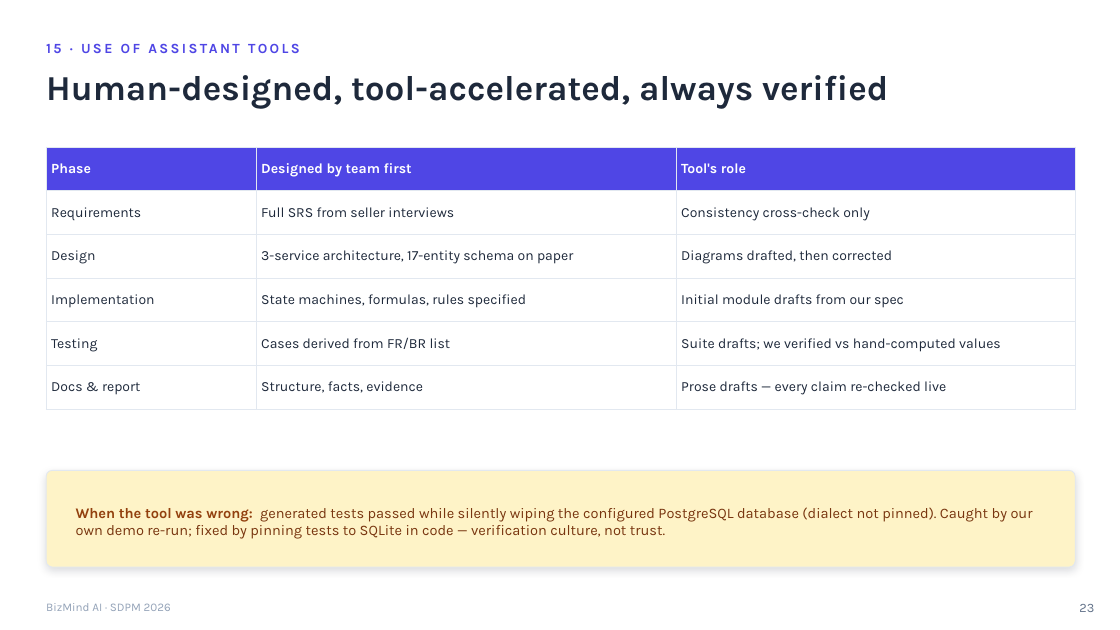
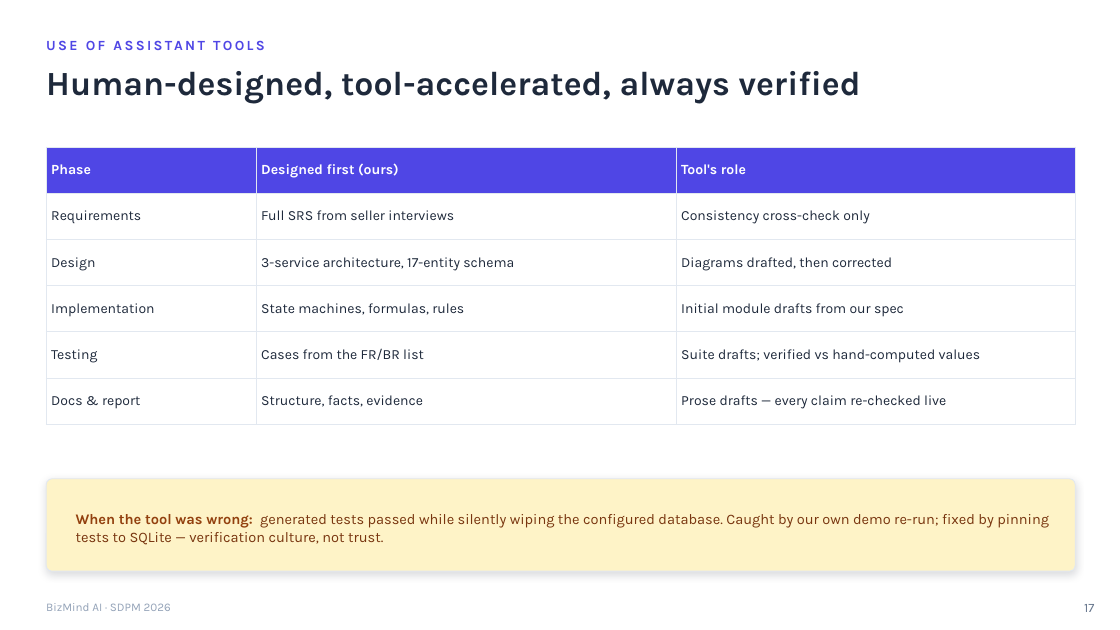
Before and after one commit to bakorish/bizmind-ai, a slide deck: slide 17 of docs/BizMind_AI_SDPM_Presentation.pptx (slide 23 before the commit). Drawn at 1120x630 pixels with LibreOffice and Linux fonts; fonts in the diff are those of the drawing. Boxes give left, top, right and bottom in pixels: in the first picture for what was removed or moved away, otherwise in the second. Text is boxed around its words. In the diff, an @@ line names an element or a change of style, - is before the commit and + after.

```diff
--- a/docs/BizMind_AI_SDPM_Presentation.pptx
+++ b/docs/BizMind_AI_SDPM_Presentation.pptx
@@ text "Human-designed, tool-accelerated, always verified" at bbox=[46, 71, 861, 104]: size 30 to 29 pt @@
@@ text at bbox=[46, 34, 1074, 57]: text changed @@
-15 · USE OF ASSISTANT TOOLS
+USE OF ASSISTANT TOOLS
@@ table at bbox=[46, 147, 1075, 413] @@
-row 1, column 2: Designed by team first
+row 1, column 2: Designed first (ours)
-row 3, column 2: 3-service architecture, 17-entity schema on paper
+row 3, column 2: 3-service architecture, 17-entity schema
-row 4, column 2: State machines, formulas, rules specified
+row 4, column 2: State machines, formulas, rules
-row 5, column 2: Cases derived from FR/BR list
+row 5, column 2: Cases from the FR/BR list
-row 5, column 3: Suite drafts; we verified vs hand-computed values
+row 5, column 3: Suite drafts; verified vs hand-computed values
@@ rounded rectangle: place and size @@
-rounded rectangle at bbox=[46, 471, 1075, 567]
+rounded rectangle at bbox=[46, 479, 1075, 571]
@@ rounded rectangle at bbox=[46, 479, 1075, 571]: proportions changed @@
@@ text at bbox=[76, 514, 1049, 545]: text changed @@
-When the tool was wrong: generated tests passed while silently wiping the configured PostgreSQL database (dialect not pinned). Caught by our own demo re-run; fixed by pinning tests to SQLite in code — verification culture, not trust.
+When the tool was wrong: generated tests passed while silently wiping the configured database. Caught by our own demo re-run; fixed by pinning tests to SQLite — verification culture, not trust.
@@ text at bbox=[1084, 604, 1094, 612]: text changed @@
-23
+17
```
Also in this commit, not shown: 14 other slides changed, 5 slides added, 15 slides removed.
